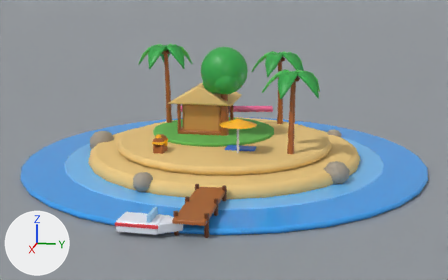
Before and after pictures for a commit that changed the Blender file world_overhaul/blend/nature.blend.
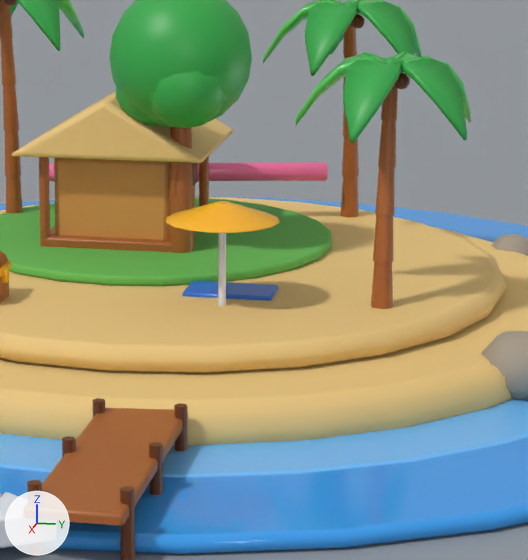
Old and new are each drawn whole from a 50 mm lens placed at (75.4, 15.1, 21.6), pointed at (1.6, 0.3, 3.1) and again close up on the part from 37% to 76% of the width and 19% to 85% of the height. The axes (+X, +Y, +Z) are drawn at lower left. The lights are the same throughout. The first two pictures are the older version.

The older version as bpy lines, for what is in view:
```python
me_privateisland_001 = bpy.data.meshes.new('PrivateIsland.001')
me_privateisland_001.from_pydata(...)  # 2966 vertices, 2706 faces; spans x -25.0..26.4, y -25.0..25.0, z 0.0..14.2
me_privateisland_001.materials.append(mat_wo_palette)
me_studioground = bpy.data.meshes.new('StudioGround')
me_studioground.from_pydata([(-3000.0, -3000.0, 0.0), (3000.0, -3000.0, 0.0), (3000.0, 3000.0, 0.0), (-3000.0, 3000.0, 0.0)], [], [(0, 1, 2, 3)])
me_studioground.materials.append(mat_rb_smoothplastic_150_156_162_0)  # grey #969ca2
me_tree = bpy.data.meshes.new('Tree')
me_tree.from_pydata(...)  # 548 vertices, 604 faces; spans x -2.96..3.01, y -2.95..2.95, z 0.0..14.5
me_tree.materials.append(mat_wo_palette)
ob_privateisland = bpy.data.objects.new('PrivateIsland', me_privateisland_001)
ob_privateisland.location = (0.0, 0.0, 0.0)
ob_studioground = bpy.data.objects.new('StudioGround', me_studioground)
ob_studioground.location = (0.0, 0.0, -0.02)
ob_tree = bpy.data.objects.new('Tree', me_tree)
ob_tree.location = (0.0, 0.0, 0.0)
```
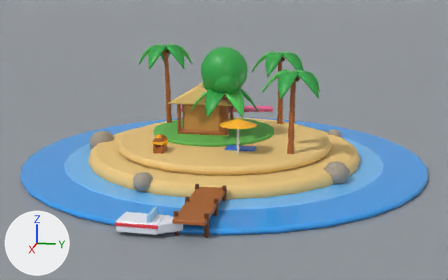
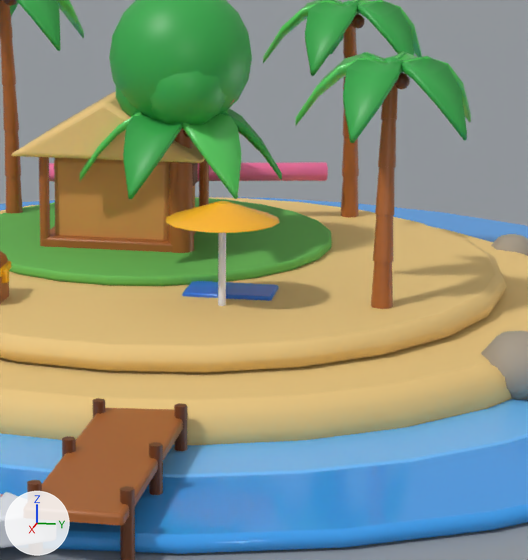
Scene script edits in JSON lines:
```json
{"op": "add", "block": "me_lobby_pottedpalm", "code": ["me_lobby_pottedpalm = bpy.data.meshes.new('Lobby_PottedPalm')", "me_lobby_pottedpalm.from_pydata(...)  # 624 vertices, 572 faces; spans x -4.04..4.04, y -4.11..4.11, z 0.0..9.54", "me_lobby_pottedpalm.materials.append(mat_wo_palette)"]}
{"op": "add", "block": "ob_lobby_pottedpalm", "code": ["ob_lobby_pottedpalm = bpy.data.objects.new('Lobby_PottedPalm', me_lobby_pottedpalm)", "ob_lobby_pottedpalm.location = (0.0, 0.0, 0.0)"]}
```

What differs and where, as boxes [x1, y1, x2, y2] in the close-ups (528 x 560 px):
```json
{"object": "Lobby_PottedPalm", "change": "added", "after": [80, 108, 282, 199], "on screen": "green"}
```
